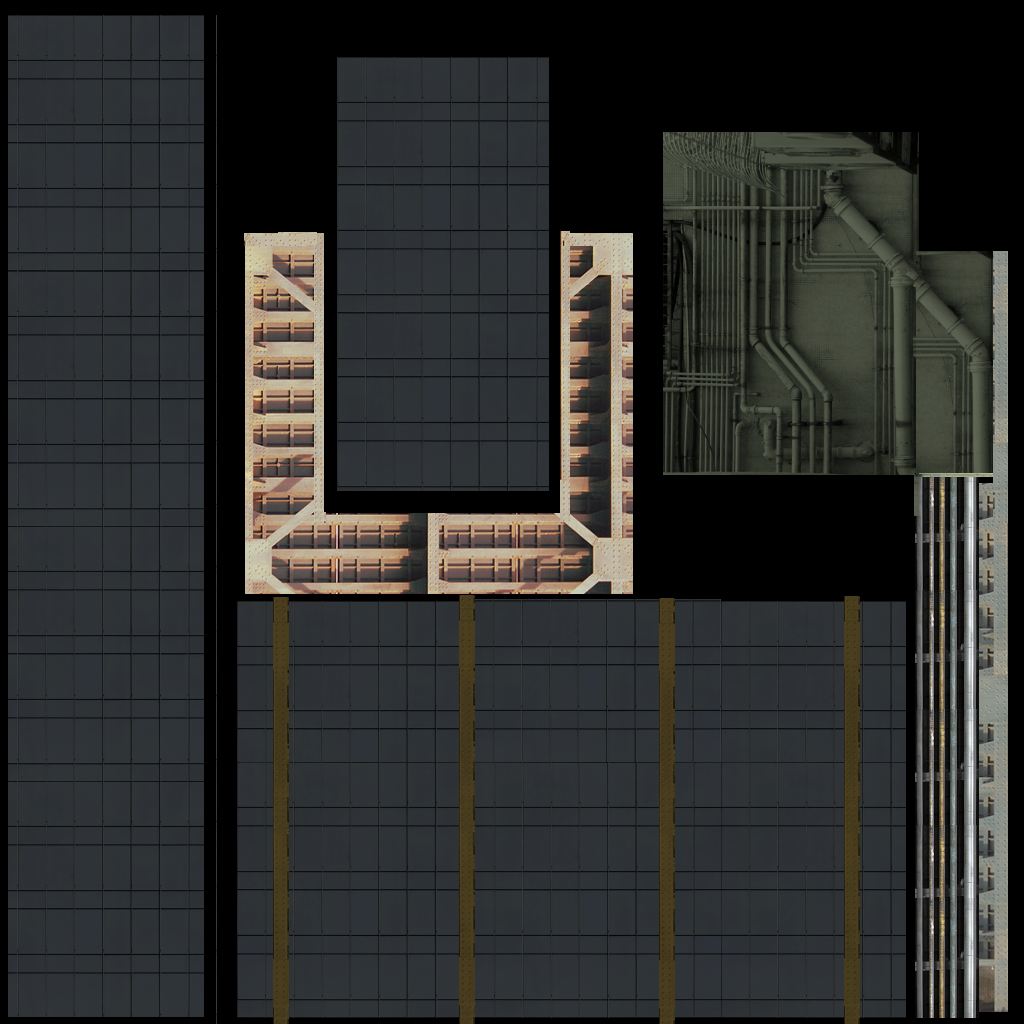
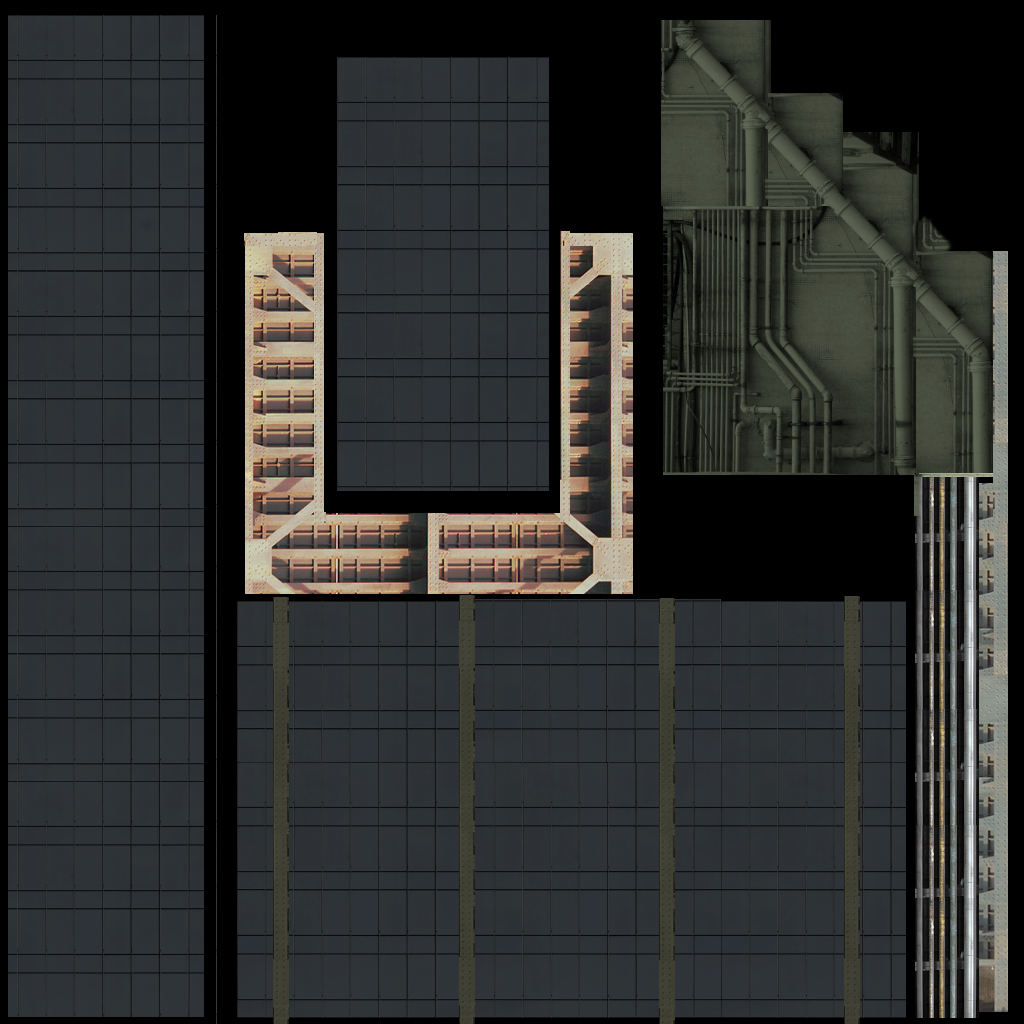
Comparing the layer stacks of the two w=1024, h=1024 images. Changes:
painted on "pinnacle" over bbox(661, 20, 953, 254)
painted on "tower" over bbox(142, 220, 152, 230)
painted on "girders" over bbox(273, 595, 860, 1024)
